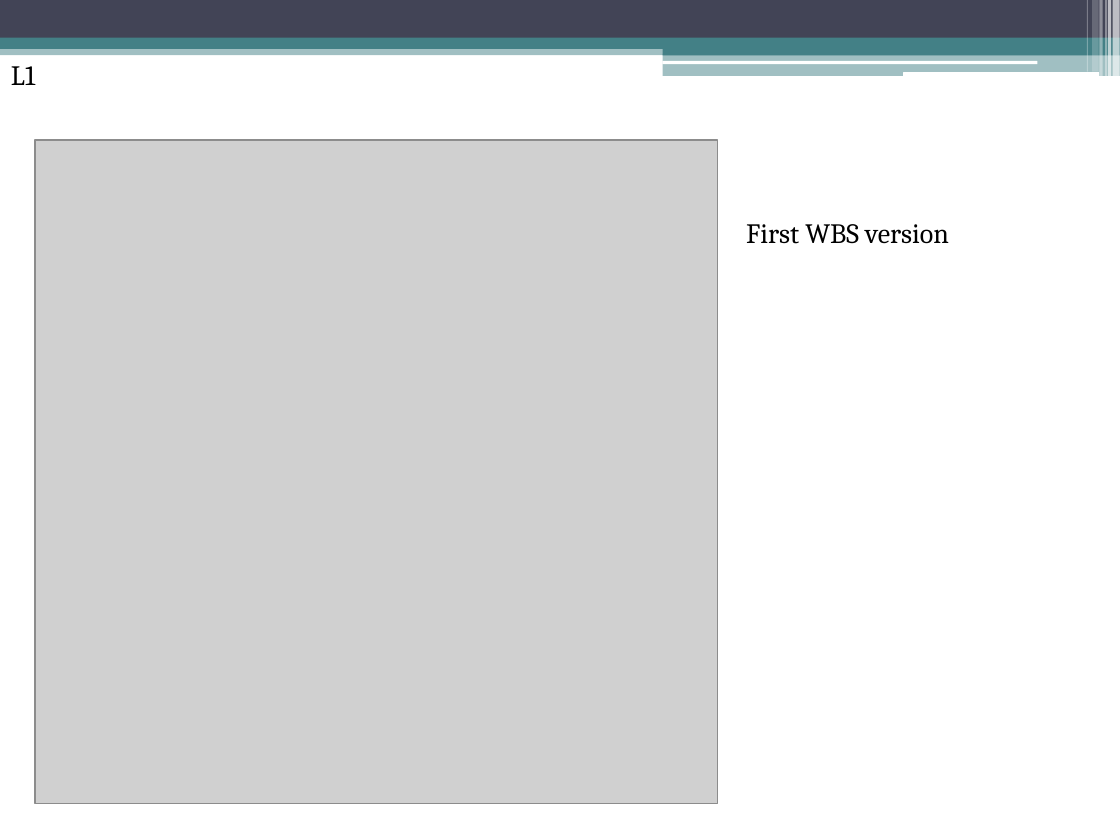
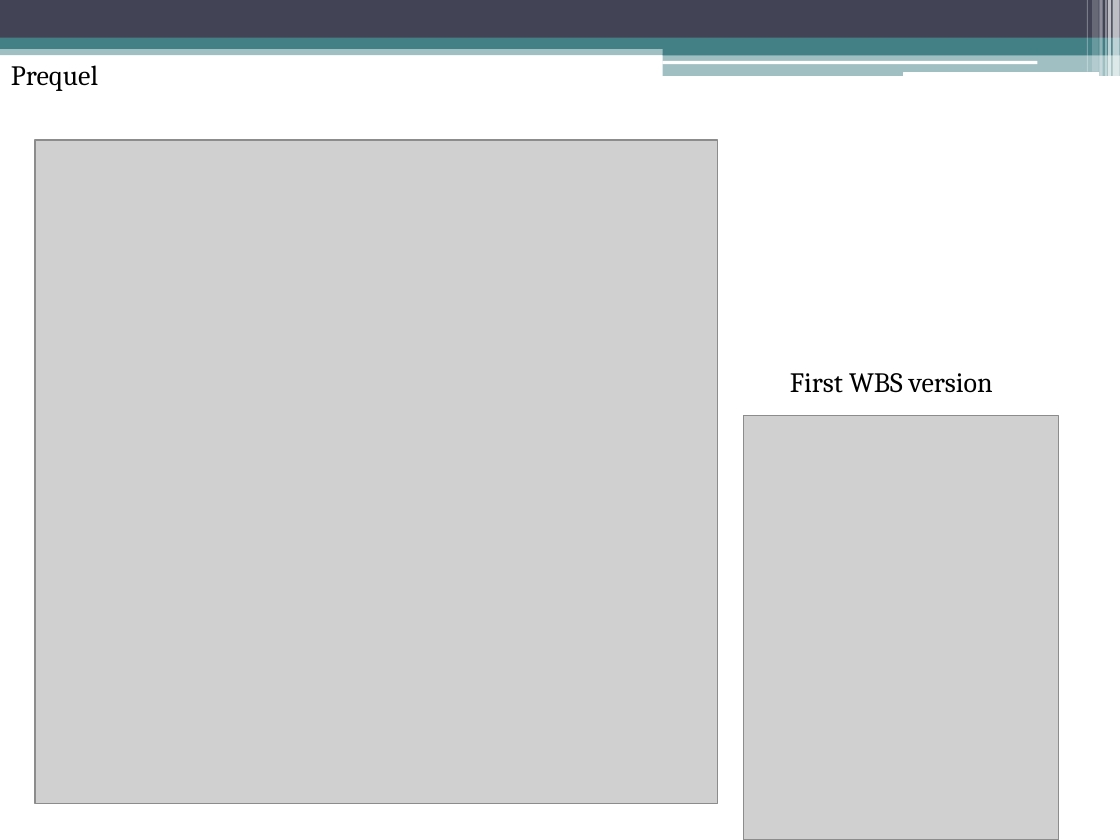
Before and after one commit to rasmustilljander/FOOT_Pacman, a slide deck: slide 2 of Reports/L4/Presentation/Presentation.pptx (slide 3 before the commit). Drawn at 1120x840 pixels with LibreOffice and Linux fonts; fonts in the diff are those of the drawing; grey boxes stand for pictures. Boxes give left, top, right and bottom in pixels: in the first picture for what was removed or moved away, otherwise in the second. Text is boxed around its words. In the diff, an @@ line names an element or a change of style, - is before the commit and + after.

```diff
--- a/Reports/L4/Presentation/Presentation.pptx
+++ b/Reports/L4/Presentation/Presentation.pptx
@@ text at <box>11,65,98,91</box>: text changed @@
-L1
+Prequel
@@ text "First WBS version": place and size @@
-text "First WBS version" at <box>746,224,949,244</box>
+text "First WBS version" at <box>790,373,993,393</box>
@@ picture added at <box>744,416,1058,840</box> @@
```
Also in this commit, not shown: 3 other slides changed, 5 slides added, 12 slides removed, 2 other files.
